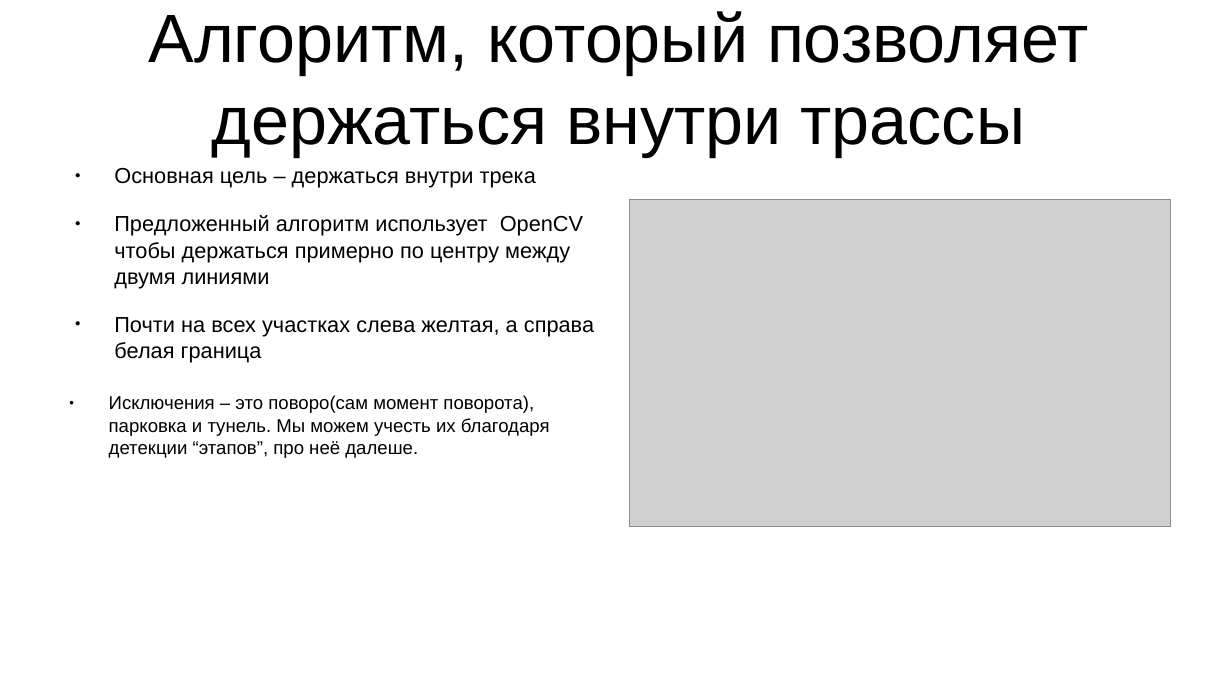
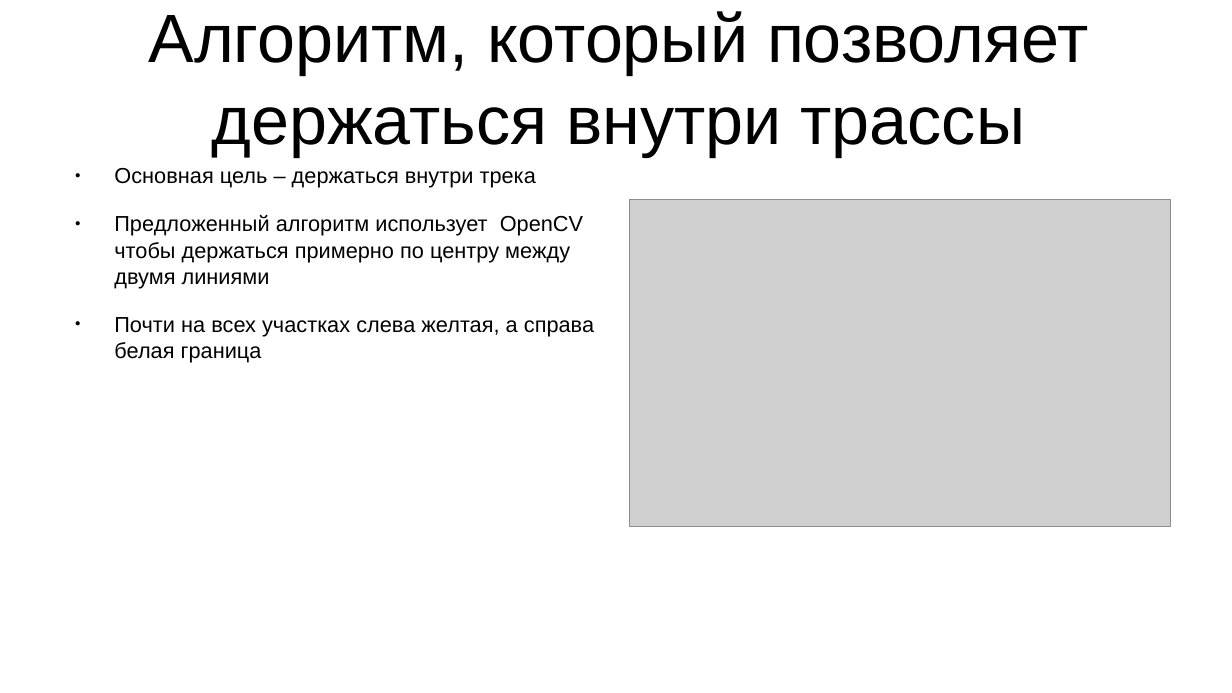
Before and after one commit to NikitaGoltsev/Auto_Race_challange, a slide deck: slide 3 of presintation.odp. Drawn at 1232x693 pixels with LibreOffice and Linux fonts; fonts in the diff are those of the drawing; grey boxes stand for pictures. Boxes give left, top, right and bottom in pixels: in the first picture for what was removed or moved away, otherwise in the second. Text is boxed around its words. In the diff, an @@ line names an element or a change of style, - is before the commit and + after.

```diff
--- a/presintation.odp
+++ b/presintation.odp
@@ text removed at (x1=109, y1=395, x2=550, y2=458) @@
-● Исключения – это поворо(сам момент поворота), парковка и тунель. Мы можем учесть их благодаря детекции “этапов”, про неё далеше.
```
Also in this commit, not shown: 6 other slides changed.
